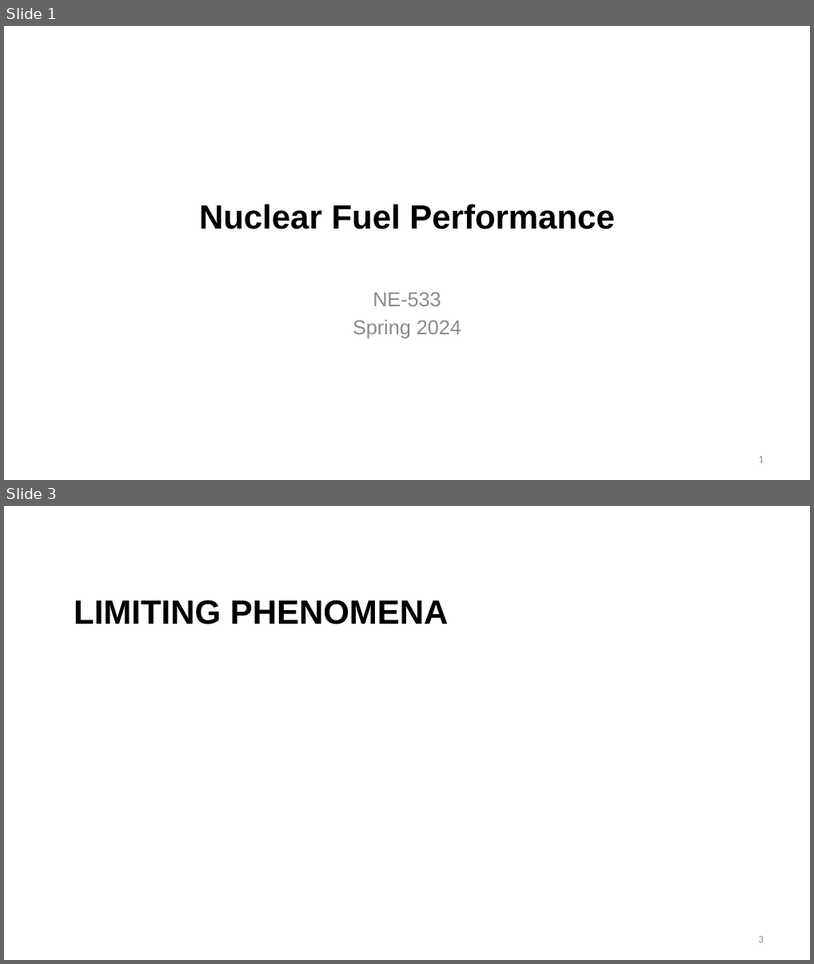
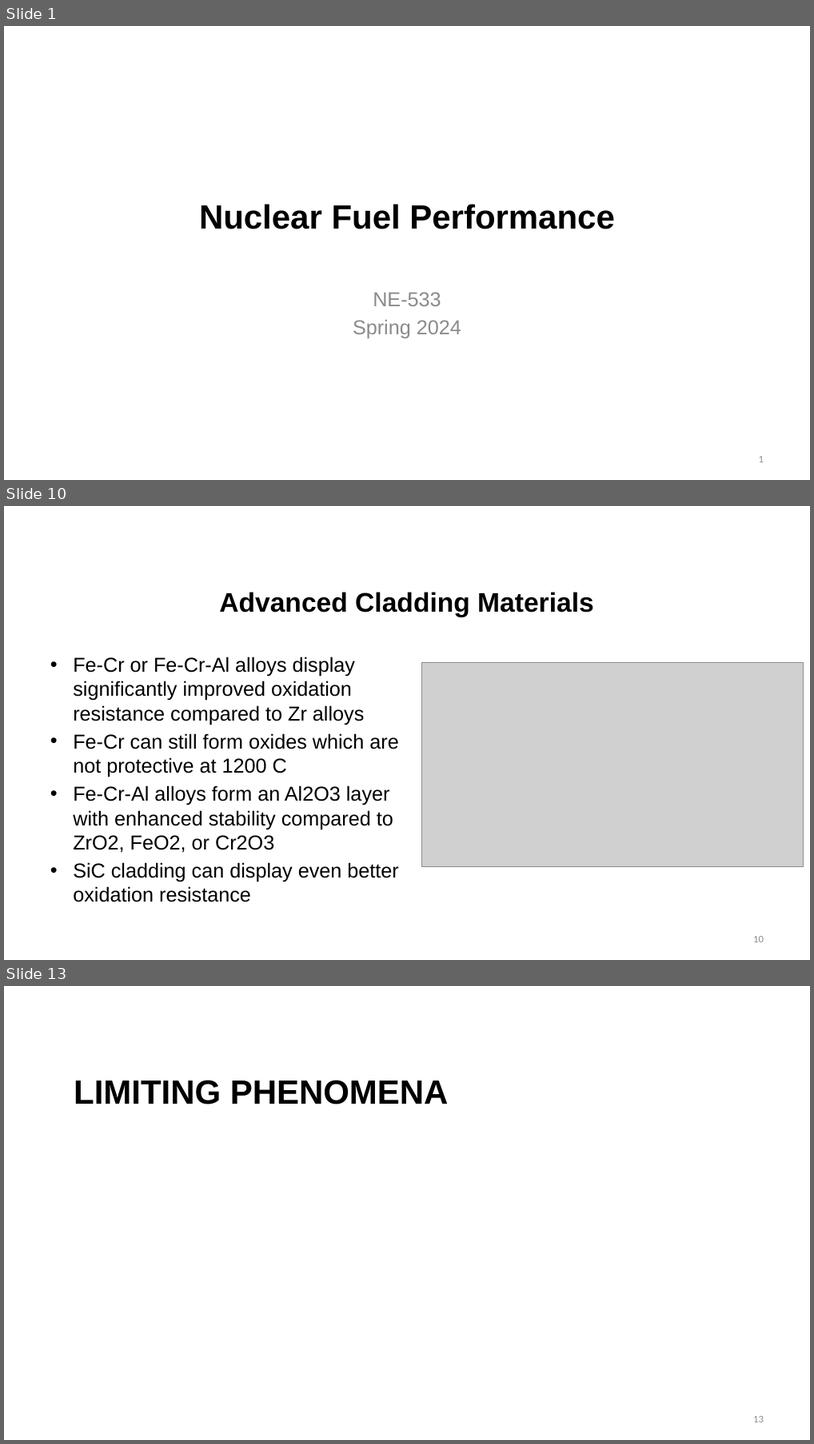
Before and after one commit to benbeeler/TEACHING, a slide deck: Nuclear_Fuel_Performance/NE533_Spring2024/Section4/Lec18_Limits_WaterChem.pptx. Shown one above the other, each under a label of ours: slides 1 and 3 before the commit, slides 1, 10 and 13 after it; the slides between them are not shown. The pictures are 814x964 and 814x1444 pixels, drawn with LibreOffice and Linux fonts; fonts in the diff are those of the drawing; grey boxes stand for pictures; background and template pictures are left out. Boxes give left, top, right and bottom in pixels: in the first picture for what was removed or moved away, otherwise in the second. Text is boxed around its words. In the diff, an @@ line names an element or a change of style, - is before the commit and + after.

```diff
--- a/Nuclear_Fuel_Performance/NE533_Spring2024/Section4/Lec18_Limits_WaterChem.pptx
+++ b/Nuclear_Fuel_Performance/NE533_Spring2024/Section4/Lec18_Limits_WaterChem.pptx
@@ slide 10 added at (4, 506, 810, 960), background #FFFFFF @@
@@ title added at (219, 592, 594, 617), 32 pt, text #000000, bold @@
+Advanced Cladding Materials
@@ text added at (73, 656, 398, 902), 24 pt, text #000000 @@
+• Fe-Cr or Fe-Cr-Al alloys display significantly improved oxidation resistance compared to Zr alloys
+• Fe-Cr can still form oxides which are not protective at 1200 C
+• Fe-Cr-Al alloys form an Al2O3 layer with enhanced stability compared to ZrO2, FeO2, or Cr2O3
+• SiC cladding can display even better oxidation resistance
@@ picture added at (422, 663, 803, 867) @@
@@ page number added at (754, 936, 764, 942), 12 pt, text #8C8C8C @@
+10
@@ what was slide 3 is now slide 13 @@
@@ page number at (754, 1416, 764, 1422): text changed @@
-3
+13
```
Also in this commit, not shown: 6 slides changed, 11 other slides added, 14 other files.
